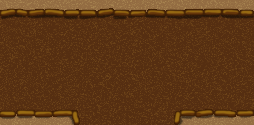
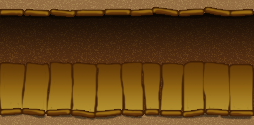
Two versions of the same layered image (254x125). Layer-by-layer changes:
hid group "path 14" (6 layers) over [0,8,254,125]
showed group "path 6" (8 layers) over [0,7,254,121]
added layer "floorboard shading" (soft light, 75%) in group "path 6" over [0,61,254,113]
added layer "floorboard" in group "path 6" over [0,61,254,116]
added layer "ceiling shadow" (multiply, 75%) in group "path 6" over [0,13,254,63]
